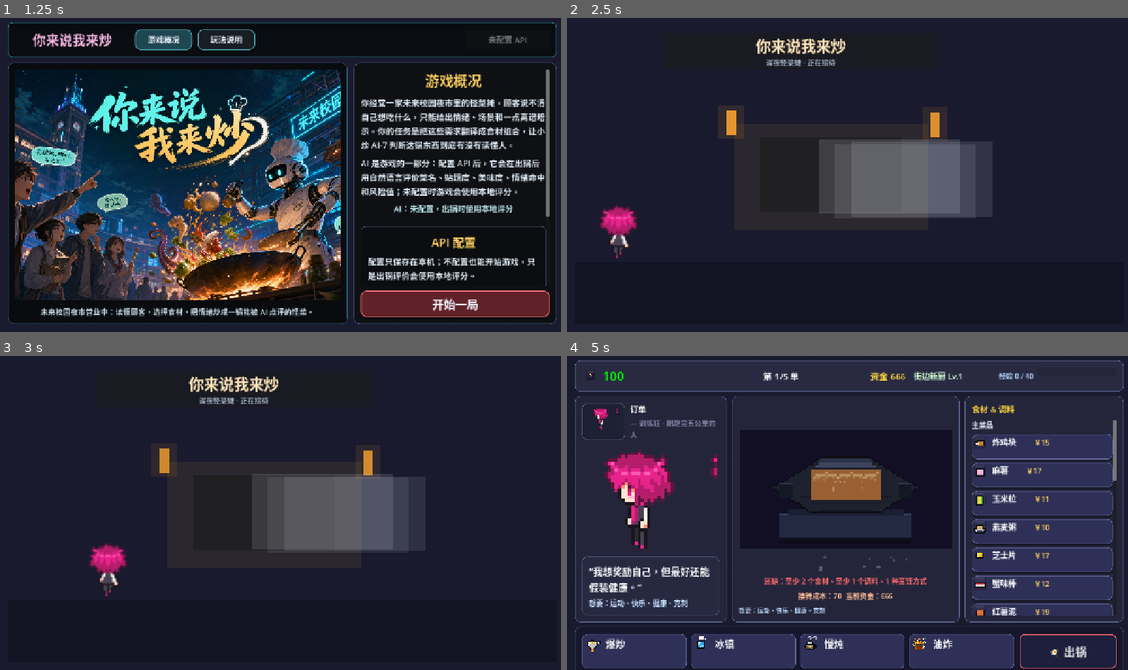
Above: before the commit, frames 1-4 (two rows, left to right).
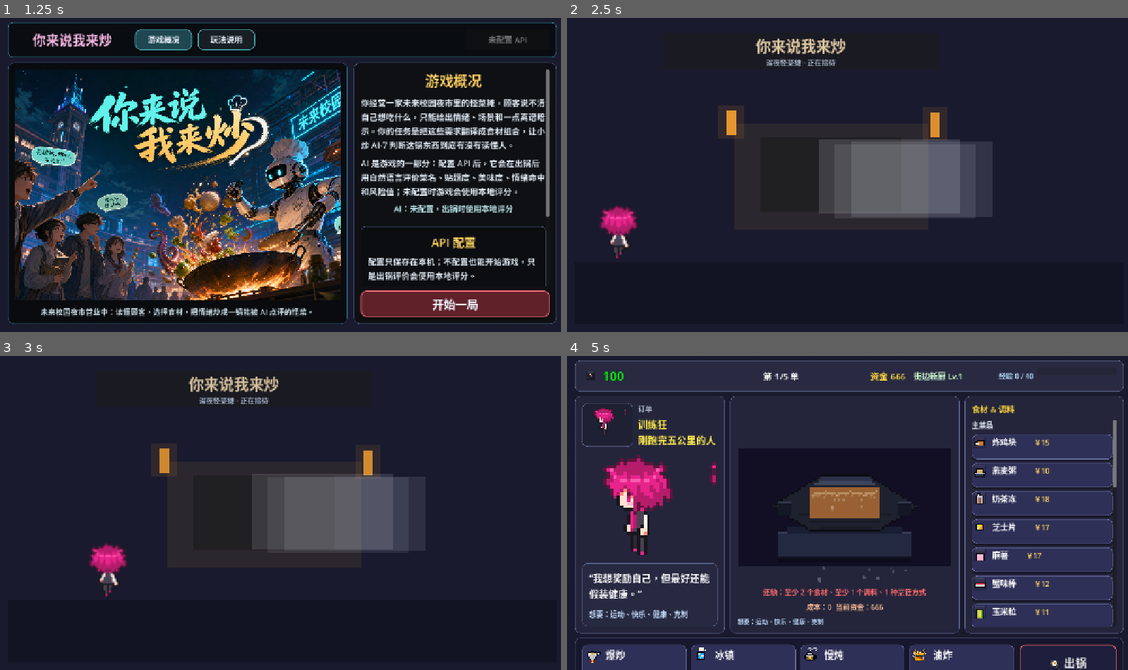
Above: after the commit, the same moments.

Repository: bug-zi/Stirit
Game: Godot game, scene res://main.tscn
Two runs of this game, one before a commit and one after it. Both use one fixed random seed, a clock stepped at 60 frames per second and the inputs below.
Inputs (mouse positions are in pixels of both pictures, inside the frame that each line leads up to):
- Up to frame 1 (1.25 s): click (454, 319) at 0.52 s; type "12" at 0.6 s
- Up to frame 2 (2.5 s): click "开始一局" at 1.25 s; move the mouse to (970, 156) at 2.02 s
- Up to frame 3 (3 s): move the mouse to (168, 525) at 2.77 s
- Up to frame 4 (5 s): move the mouse to (903, 440) at 3.52 s; move the mouse to (819, 575) at 4.27 s

Frame 1 is identical in both runs. In frame 2, 0.3% of the frame differs, in the area x 33-50%, y 6-12%; in frame 3, 0.4%; in frame 4, 17%, in the area x 1-100%, y 12-100%.

Commit message:
Fix selection cost and layout; improve customer name

Diff:
--- a/main.gd
+++ b/main.gd
@@ -48,7 +48,7 @@
 
 const BUFF_POOL := [
 	{"id": "tip_bonus", "name": "好评小费", "description": "A/S 评价额外获得 20 金币。"},
-	{"id": "cost_control", "name": "成本控制", "description": "后续接待成本降低 10%。"},
+	{"id": "cost_control", "name": "成本控制", "description": "后续出锅成本降低 10%。"},
 	{"id": "signature_price", "name": "招牌溢价", "description": "S 级菜品报酬提高 30%。"},
 	{"id": "mistake_insurance", "name": "失误补救", "description": "第一次 D/F 评价按 C 级报酬结算。"},
 	{"id": "streak_heat", "name": "连击热锅", "description": "A/S 连击报酬倍率额外提高 5%。"}
@@ -250,6 +250,7 @@
 var method_buttons: Dictionary = {}
 var selected_chips_box: Container
 var status_label: Label
+var economy_label: Label
 var cook_button: Button
 var _bg_overlay: TextureRect
 var _bg_offset := Vector2.ZERO
@@ -885,9 +886,9 @@
 			draw_string(get_theme_default_font(), origin + Vector2(20 * tile, 22 * tile), "BOSS · " + customer_name, HORIZONTAL_ALIGNMENT_LEFT, 52 * tile, 22, Color(1.0, 0.3, 0.3, flicker))
 			draw_string(get_theme_default_font(), origin + Vector2(20 * tile, 34 * tile), customer_role, HORIZONTAL_ALIGNMENT_LEFT, 52 * tile, 14, Color(0.78, 0.88, 1.0, 0.7))
 		else:
-			var label_col := Color(0.92, 0.95, 1.0, 0.85)
-			draw_rect(Rect2(origin + Vector2(18 * tile, 14 * tile), Vector2(54 * tile, 10 * tile)), Color(0.08, 0.09, 0.16, 0.9))
-			draw_string(get_theme_default_font(), origin + Vector2(20 * tile, 22 * tile), customer_name, HORIZONTAL_ALIGNMENT_LEFT, 52 * tile, 18, label_col)
+			var label_col := Color(1.0, 0.94, 0.65, 0.95)
+			draw_rect(Rect2(origin + Vector2(18 * tile, 14 * tile), Vector2(54 * tile, 10 * tile)), Color(0.06, 0.06, 0.12, 0.95))
+			draw_string(get_theme_default_font(), origin + Vector2(20 * tile, 22 * tile), customer_name, HORIZONTAL_ALIGNMENT_LEFT, 52 * tile, 22, label_col)
 			draw_string(get_theme_default_font(), origin + Vector2(20 * tile, 34 * tile), customer_role, HORIZONTAL_ALIGNMENT_LEFT, 52 * tile, 14, Color(0.78, 0.88, 1.0, 0.7))
 
 		_draw_fairy_lights(origin, tile)
@@ -1396,8 +1397,8 @@
 		var pool_index := rng.randi_range(0, normal_order_pool.size() - 1)
 		current_order = normal_order_pool[pool_index]
 		normal_order_pool.remove_at(pool_index)
-	current_service_cost = _calculate_service_cost(current_order)
-	if current_funds < current_service_cost:
+	current_service_cost = 0
+	if current_funds < _peek_next_service_cost():
 		day_index = int(floor(float(completed_orders) / float(TOTAL_ORDERS))) + 1
 		_show_bankruptcy_screen()
 		return
@@ -1418,13 +1419,48 @@
 
 	var picked: Array = []
 	var want_total := clampi(total, 1, source.size())
+	var desired_unique: Array = []
+	for t in desired_tags:
+		var s := str(t).strip_edges()
+		if s != "" and not desired_unique.has(s):
+			desired_unique.append(s)
+	var uncovered := desired_unique.duplicate()
+
+	while picked.size() < want_total and not uncovered.is_empty() and not relevant.is_empty():
+		var best_gain := 0
+		var best_indices: Array[int] = []
+		for i in range(relevant.size()):
+			var tags: Array = relevant[i].get("tags", [])
+			var gain := 0
+			for ut in uncovered:
+				if tags.has(ut):
+					gain += 1
+			if gain > best_gain:
+				best_gain = gain
+				best_indices.clear()
+				best_indices.append(i)
+			elif gain == best_gain and gain > 0:
+				best_indices.append(i)
+		if best_gain <= 0 or best_indices.is_empty():
+			break
+		var pick_idx := best_indices[rng.randi_range(0, best_indices.size() - 1)]
+		var picked_item = relevant[pick_idx]
+		picked.append(picked_item)
+		var picked_tags: Array = picked_item.get("tags", [])
+		for j in range(uncovered.size() - 1, -1, -1):
+			if picked_tags.has(uncovered[j]):
+				uncovered.remove_at(j)
+		relevant.remove_at(pick_idx)
+
+	var available_relevant_total := picked.size() + relevant.size()
 	var want_relevant := clampi(min_relevant, 0, want_total)
-	if relevant.is_empty():
-		want_relevant = 0
-	if relevant.size() < want_relevant:
-		want_relevant = relevant.size()
-
-	for _i in range(want_relevant):
+	want_relevant = mini(want_relevant, available_relevant_total)
+	while picked.size() < want_total and picked.size() < want_relevant and not relevant.is_empty():
+		var idx := rng.randi_range(0, relevant.size() - 1)
+		picked.append(relevant[idx])
+		relevant.remove_at(idx)
+
+	while picked.size() < want_total and not relevant.is_empty():
 		var idx := rng.randi_range(0, relevant.size() - 1)
 		picked.append(relevant[idx])
 		relevant.remove_at(idx)
@@ -1433,11 +1469,6 @@
 		var idx := rng.randi_range(0, irrelevant.size() - 1)
 		picked.append(irrelevant[idx])
 		irrelevant.remove_at(idx)
-
-	while picked.size() < want_total and not relevant.is_empty():
-		var idx := rng.randi_range(0, relevant.size() - 1)
-		picked.append(relevant[idx])
-		relevant.remove_at(idx)
 
 	return picked
 
@@ -1464,7 +1495,7 @@
 				cutscene.size_flags_horizontal = Control.SIZE_EXPAND_FILL
 				cutscene.size_flags_vertical = Control.SIZE_EXPAND_FILL
 				if cutscene.has_method("setup"):
-					cutscene.call("setup", walk_sheet, portrait, "", "", bool(current_order.get("boss", false)))
+					cutscene.call("setup", walk_sheet, portrait, str(current_order.get("customer_name", "")), str(current_order.get("role", "")), bool(current_order.get("boss", false)))
 				if cutscene.has_signal("finished"):
 					cutscene.connect("finished", Callable(self, "_on_approach_finished"))
 				page.add_child(cutscene)
@@ -1713,7 +1744,13 @@
 				var signature := panel.find_child("Signature", true, false)
 				if signature is Label:
 					customer_signature_label = signature as Label
-					customer_signature_label.add_theme_color_override("font_color", COLOR_TEXT_MUTED)
+					customer_signature_label.add_theme_font_size_override("font_size", 22)
+					customer_signature_label.add_theme_color_override("font_color", Color(1.0, 0.92, 0.3, 1.0))
+
+				var header_title := panel.find_child("Title", true, false)
+				if header_title is Label:
+					(header_title as Label).add_theme_font_size_override("font_size", 16)
+					(header_title as Label).add_theme_color_override("font_color", Color(0.78, 0.84, 0.92, 0.75))
 
 				var request := panel.find_child("Request", true, false)
 				if request is Label:
@@ -1753,7 +1790,7 @@
 	header.add_child(right)
 
 	right.add_child(_make_label("订单", 18, COLOR_SECONDARY))
-	customer_signature_label = _make_label("", 16, COLOR_TEXT_MUTED)
+	customer_signature_label = _make_label("", 22, Color(1.0, 0.92, 0.3, 1.0))
 	customer_signature_label.autowrap_mode = TextServer.AUTOWRAP_WORD_SMART
 	right.add_child(customer_signature_label)
 
@@ -1800,12 +1837,20 @@
 	box.add_theme_constant_override("separation", 10)
 	panel.add_child(box)
 
-	selected_chips_box = HFlowContainer.new()
-	selected_chips_box.size_flags_horizontal = Control.SIZE_EXPAND_FILL
-	selected_chips_box.size_flags_vertical = Control.SIZE_SHRINK_BEGIN
-	selected_chips_box.add_theme_constant_override("h_separation", 10)
-	selected_chips_box.add_theme_constant_override("v_separation", 10)
-	box.add_child(selected_chips_box)
+	var chips_scroll := ScrollContainer.new()
+	chips_scroll.size_flags_horizontal = Control.SIZE_EXPAND_FILL
+	chips_scroll.horizontal_scroll_mode = ScrollContainer.SCROLL_MODE_SHOW_NEVER
+	chips_scroll.vertical_scroll_mode = ScrollContainer.SCROLL_MODE_DISABLED
+	chips_scroll.custom_minimum_size = Vector2(0, 56)
+	chips_scroll.size_flags_vertical = Control.SIZE_SHRINK_BEGIN
+	box.add_child(chips_scroll)
+
+	var chips_row := HBoxContainer.new()
+	chips_row.size_flags_horizontal = Control.SIZE_EXPAND_FILL
+	chips_row.size_flags_vertical = Control.SIZE_SHRINK_BEGIN
+	chips_row.add_theme_constant_override("separation", 10)
+	chips_scroll.add_child(chips_row)
+	selected_chips_box = chips_row
 
 	pot_view = PotView.new()
 	pot_view.custom_minimum_size = Vector2(0, 340)
@@ -1829,9 +1874,9 @@
 	status_label.autowrap_mode = TextServer.AUTOWRAP_WORD_SMART
 	box.add_child(status_label)
 
-	var economy := _make_label("接待成本：%d  当前资金：%d" % [current_service_cost, current_funds], 16, Color(1.0, 0.74, 0.58), HORIZONTAL_ALIGNMENT_CENTER)
-	economy.autowrap_mode = TextServer.AUTOWRAP_WORD_SMART
-	box.add_child(economy)
+	economy_label = _make_label("成本：%d  当前资金：%d" % [current_service_cost, current_funds], 16, Color(1.0, 0.74, 0.58), HORIZONTAL_ALIGNMENT_CENTER)
+	economy_label.autowrap_mode = TextServer.AUTOWRAP_WORD_SMART
+	box.add_child(economy_label)
 
 	var tags := _make_label("想要：" + "、".join(current_order["desired_tags"]), 14, Color(0.72, 0.83, 0.96))
 	tags.autowrap_mode = TextServer.AUTOWRAP_WORD_SMART
@@ -2019,6 +2064,7 @@
 func _refresh_playing_ui() -> void:
 	if not is_instance_valid(playing_root):
 		return
+	current_service_cost = _calculate_selection_cost()
 
 	if is_instance_valid(order_label):
 		order_label.text = "第 %d/%d 单%s" % [order_index + 1, TOTAL_ORDERS, " · BOSS" if current_order.get("boss", false) else ""]
@@ -2038,7 +2084,16 @@
 	if is_instance_valid(customer_request_label):
 		customer_request_label.text = "“%s”" % str(current_order.get("request", ""))
 	if is_instance_valid(customer_signature_label):
-		customer_signature_label.text = "— %s · %s" % [str(current_order.get("customer_name", "")), str(current_order.get("role", ""))]
+		var name_text := str(current_order.get("customer_name", "")).strip_edges()
+		var role_text := str(current_order.get("role", "")).strip_edges()
+		var boss := bool(current_order.get("boss", false))
+		customer_signature_label.add_theme_font_size_override("font_size", 22)
+		if boss:
+			customer_signature_label.add_theme_color_override("font_color", Color(1.0, 0.3, 0.3, 1.0))
+			customer_signature_label.text = "BOSS · %s\n%s" % [name_text, role_text]
+		else:
+			customer_signature_label.add_theme_color_override("font_color", Color(1.0, 0.92, 0.3, 1.0))
+			customer_signature_label.text = "%s\n%s" % [name_text, role_text]
 	var wants_label := playing_root.find_child("WantsLabel", true, false)
 	if wants_label is Label:
 		(wants_label as Label).text = "想要：" + "、".join(current_order.get("desired_tags", []))
@@ -2083,6 +2138,8 @@
 	if is_instance_valid(status_label):
 		status_label.text = status_text
 		status_label.add_theme_color_override("font_color", status_color)
+	if is_instance_valid(economy_label):
+		economy_label.text = "成本：%d  当前资金：%d" % [current_service_cost, current_funds]
 
 	if is_instance_valid(cook_button):
 		_apply_button_accent(cook_button, COLOR_SECONDARY if _is_selection_valid() else COLOR_PRIMARY)
@@ -2494,7 +2551,7 @@
 		average = int(round(float(total_score) / float(round_results.size())))
 	var best := _get_best_result()
 	box.add_child(_make_label("破产结算", 44, Color(1.0, 0.68, 0.58), HORIZONTAL_ALIGNMENT_CENTER))
-	box.add_child(_make_label("资金不足以接待下一位顾客，怪菜摊暂时打烊。", 22, Color(0.96, 0.88, 0.82), HORIZONTAL_ALIGNMENT_CENTER))
+	box.add_child(_make_label("资金不足以完成下一单（最低成本 %d），怪菜摊暂时打烊。" % _peek_next_service_cost(), 22, Color(0.96, 0.88, 0.82), HORIZONTAL_ALIGNMENT_CENTER))
 	box.add_child(_make_label("接待 %d 单   撑到第 %d 天   最终资金 %d" % [completed_orders, day_index, current_funds], 23, Color(0.92, 0.95, 1.0), HORIZONTAL_ALIGNMENT_CENTER))
 	box.add_child(_make_label("最高头衔：%s Lv.%d   平均分 %d" % [player_title, player_level, average], 22, Color(0.82, 1.0, 0.82), HORIZONTAL_ALIGNMENT_CENTER))
 	box.add_child(_make_label("最佳菜品：%s / %d 分" % [best.get("dish_name", "暂无"), best.get("total_score", 0)], 20, Color(0.93, 0.88, 0.72), HORIZONTAL_ALIGNMENT_CENTER))
@@ -2865,6 +2922,13 @@
 			return
 	if not _is_selection_valid():
 		message_text = "还没法出锅：请至少选 2 个食材、1 个调料和 1 种烹饪方式。"
+		_refresh_playing_ui()
+		return
+
+	var cost := _calculate_selection_cost()
+	current_service_cost = cost
+	if not from_timeout and current_funds < cost:
+		message_text = "资金不足：本次成本 %d，当前资金 %d。" % [cost, current_funds]
 		_refresh_playing_ui()
 		return
 
@@ -3318,14 +3382,42 @@
 	return choices
 
 func _peek_next_service_cost() -> int:
-	var next_order: Dictionary = current_order
-	if order_index >= TOTAL_ORDERS - 1:
-		var normal_orders := _get_orders(false)
-		if not normal_orders.is_empty():
-			next_order = normal_orders[0]
-	elif not normal_order_pool.is_empty():
-		next_order = normal_order_pool[0]
-	return _calculate_service_cost(next_order)
+	var min_ingredient := 999999
+	for item in INGREDIENTS:
+		min_ingredient = mini(min_ingredient, _price_for_item(item, "ingredient"))
+	var min_seasoning := 999999
+	for item in SEASONINGS:
+		min_seasoning = mini(min_seasoning, _price_for_item(item, "seasoning"))
+	return max(1, min_ingredient * INGREDIENT_MIN + min_seasoning * SEASONING_MIN + _method_cost(""))
+
+func _method_cost(method_id: String) -> int:
+	match method_id:
+		"method_deep_fry":
+			return 6
+		"method_slow_stew":
+			return 4
+		"method_stir_fry":
+			return 4
+		"method_iced":
+			return 2
+		_:
+			return 2
+
+func _calculate_selection_cost() -> int:
+	var cost := 0
+	for id in selected_ingredient_ids:
+		var item := _find_by_id(str(id), INGREDIENTS)
+		if not item.is_empty():
+			cost += _price_for_item(item, "ingredient")
+	for id in selected_seasoning_ids:
+		var item := _find_by_id(str(id), SEASONINGS)
+		if not item.is_empty():
+			cost += _price_for_item(item, "seasoning")
+	if selected_method_id != "":
+		cost += _method_cost(selected_method_id)
+	if active_buffs.has("cost_control"):
+		cost = int(round(float(cost) * 0.9))
+	return max(0, cost)
 
 func _grade_for_score(score: int) -> String:
 	if score >= 90:
@@ -4815,6 +4907,7 @@
 	customer_signature_label = null
 	selected_chips_box = null
 	status_label = null
+	economy_label = null
 	cook_button = null
 	pot_view = null
 	ingredient_buttons.clear()
--- a/scenes/approach_cutscene.gd
+++ b/scenes/approach_cutscene.gd
@@ -15,18 +15,27 @@
 
 var walk_sheet: Texture2D
 var phase := 0.0
+var is_boss := false
 
-func setup(walk_sheet_texture: Texture2D, portrait_texture: Texture2D, shop_name: String, subtitle: String, _boss: bool) -> void:
+func setup(walk_sheet_texture: Texture2D, portrait_texture: Texture2D, customer_name: String, customer_role: String, boss: bool) -> void:
 	walk_sheet = walk_sheet_texture
+	is_boss = boss
 	if is_instance_valid(portrait_rect):
 		portrait_rect.texture = portrait_texture
 		portrait_rect.texture_filter = CanvasItem.TEXTURE_FILTER_NEAREST
 	if is_instance_valid(character_rect):
 		character_rect.texture_filter = CanvasItem.TEXTURE_FILTER_NEAREST
-	if is_instance_valid(shop_name_label) and shop_name != "":
-		shop_name_label.text = shop_name
-	if is_instance_valid(subtitle_label) and subtitle != "":
-		subtitle_label.text = subtitle
+	if is_instance_valid(shop_name_label):
+		shop_name_label.text = "BOSS · " + customer_name if is_boss else customer_name
+		shop_name_label.add_theme_font_size_override("font_size", 44)
+		if is_boss:
+			shop_name_label.add_theme_color_override("font_color", Color(1.0, 0.3, 0.3, 1.0))
+		else:
+			shop_name_label.add_theme_color_override("font_color", Color(1.0, 0.92, 0.3, 1.0))
+	if is_instance_valid(subtitle_label):
+		subtitle_label.text = customer_role if customer_role != "" else "深夜怪菜摊 · 正在接待"
+		subtitle_label.add_theme_font_size_override("font_size", 18)
+		subtitle_label.add_theme_color_override("font_color", Color(0.92, 0.95, 1.0, 0.82))
 
 func _ready() -> void:
 	if is_instance_valid(animation_player):
@@ -36,6 +45,17 @@
 func _process(delta: float) -> void:
 	phase += delta
 	_update_character_frame()
+	_update_title_effect()
+
+func _update_title_effect() -> void:
+	if not is_instance_valid(shop_name_label):
+		return
+	if is_boss:
+		var a: float = 0.75 + 0.25 * sin(phase * 6.0)
+		shop_name_label.modulate = Color(1, 1, 1, a)
+	else:
+		var a: float = 0.9 + 0.1 * sin(phase * 3.0)
+		shop_name_label.modulate = Color(1, 1, 1, a)
 
 func _update_character_frame() -> void:
 	if not is_instance_valid(character_rect):
